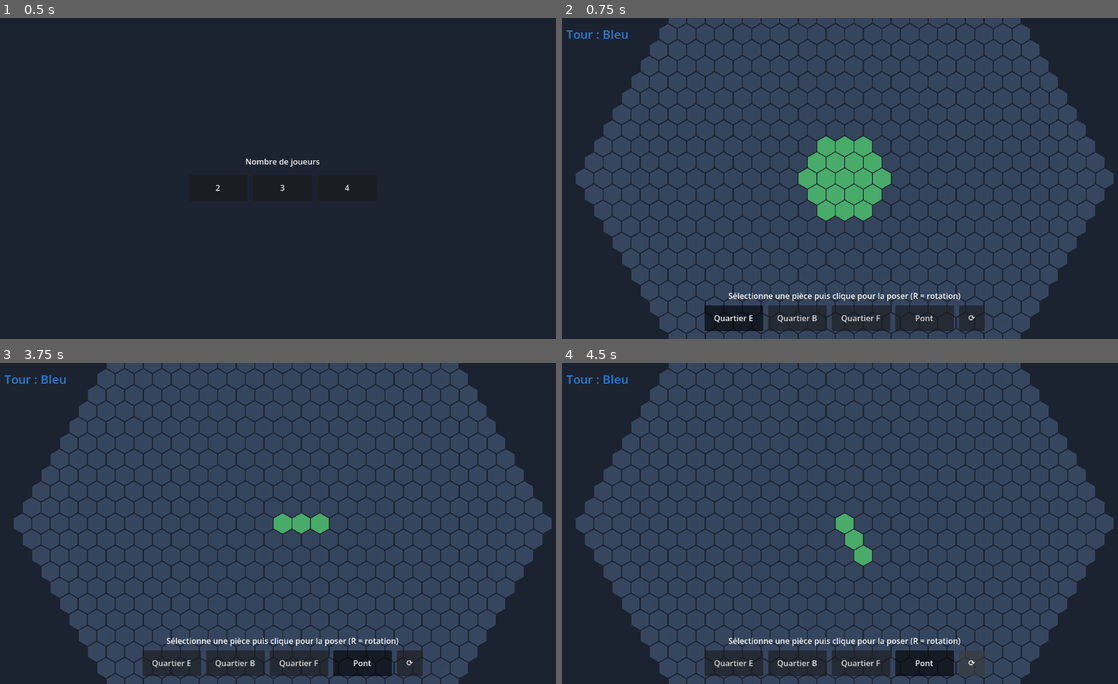
Above: before the commit, frames 1-4 (two rows, left to right).
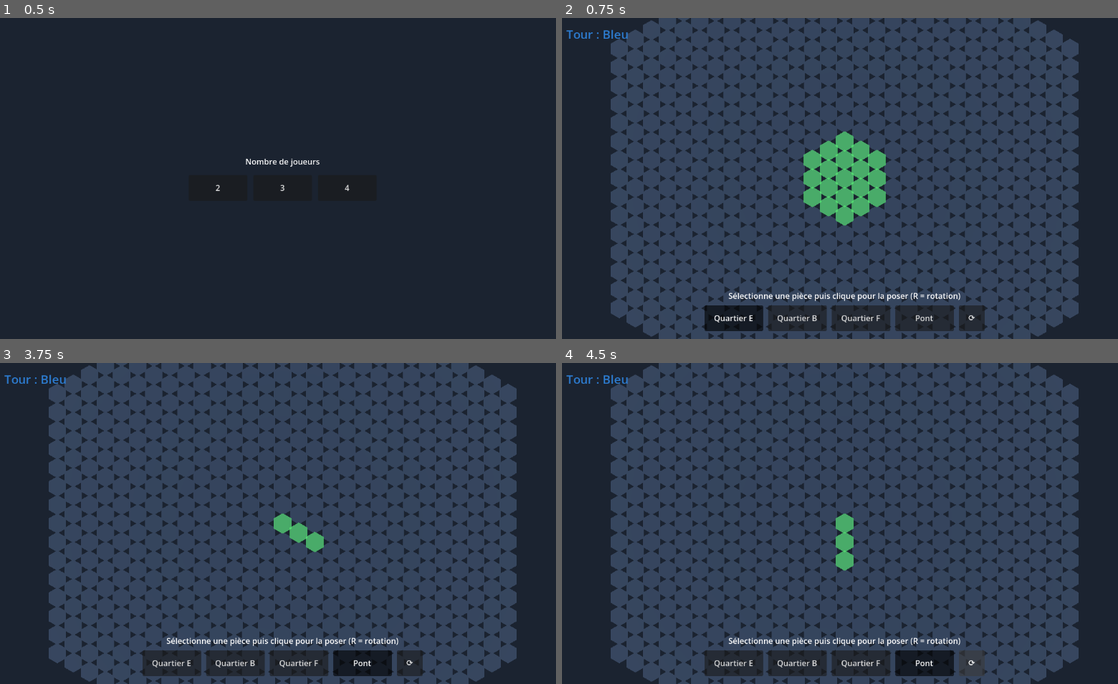
Above: after the commit, the same moments.

Repository: yoann-shopopop/shopopop-express
Game: Godot game, scene res://scenes/main.tscn
Two runs of this game, one before a commit and one after it. Both use one fixed random seed, a clock stepped at 60 frames per second and the inputs below.
Inputs:
- Up to frame 1 (0.5 s): no input
- Up to frame 2 (0.75 s): click "2" at 0.5 s
- Up to frame 3 (3.75 s): click "Quartier E" at 1.25 s; click "Quartier B" at 2 s; click "Quartier F" at 2.75 s; click "Pont" at 3.5 s
- Up to frame 4 (4.5 s): click "⟳" at 4.25 s

Frame 1 is identical in both runs. In frame 2, 23% of the frame differs, in the area x 2-100%, y 0-100%; in frame 3, 23%; in frame 4, 23%.

Commit message:
feat(logic): passe la grille en flat-top et ajoute HexUtils.line
axial_to_world/world_to_axial adoptent la disposition flat-top (arêtes
plates N/S) imposée par les textures ; les voisins, distances, rotations et
centres d'arête restent inchangés (axial). Ajoute line() (ligne de cases),
utile aux patterns de route et au futur A*. Tests mis à jour.

Co-Authored-By: Claude Opus 4.8 <noreply@anthropic.com>

Diff:
--- a/src/logic/hex_utils.gd
+++ b/src/logic/hex_utils.gd
@@ -57,19 +57,34 @@
 	return Vector2i(x, z)
 
 
-## Converts an axial cell to a world position on the XZ plane (y = 0).
-## [param size] is the hexagon circumradius (center to a corner).
+## Converts an axial cell to a world position on the XZ plane (y = 0). FLAT-TOP layout
+## (flat edges north/south), matching the tile artwork. [param size] is the circumradius.
 static func axial_to_world(cell: Vector2i, size: float) -> Vector3:
-	var x := size * (sqrt(3.0) * cell.x + sqrt(3.0) / 2.0 * cell.y)
-	var z := size * (3.0 / 2.0 * cell.y)
+	var x := size * (3.0 / 2.0 * cell.x)
+	var z := size * (sqrt(3.0) / 2.0 * cell.x + sqrt(3.0) * cell.y)
 	return Vector3(x, 0.0, z)
 
 
-## Converts a world position on the XZ plane back to the nearest axial cell.
+## Converts a world position on the XZ plane back to the nearest axial cell (flat-top).
 static func world_to_axial(world: Vector3, size: float) -> Vector2i:
-	var q := (sqrt(3.0) / 3.0 * world.x - 1.0 / 3.0 * world.z) / size
-	var r := (2.0 / 3.0 * world.z) / size
+	var q := (2.0 / 3.0 * world.x) / size
+	var r := (-1.0 / 3.0 * world.x + sqrt(3.0) / 3.0 * world.z) / size
 	return _axial_round(q, r)
+
+
+## The contiguous line of cells from [param a] to [param b] (inclusive), one per step.
+static func line(a: Vector2i, b: Vector2i) -> Array[Vector2i]:
+	var n := distance(a, b)
+	var result: Array[Vector2i] = []
+	if n == 0:
+		result.append(a)
+		return result
+	for i in range(n + 1):
+		var t := float(i) / float(n)
+		var cell := _axial_round(lerpf(a.x, b.x, t), lerpf(a.y, b.y, t))
+		if result.is_empty() or result.back() != cell:
+			result.append(cell)
+	return result
 
 
 ## Rounds fractional axial coordinates to the nearest valid cell (via cube rounding).
--- a/tests/test_hex_utils.gd
+++ b/tests/test_hex_utils.gd
@@ -52,11 +52,28 @@
 	assert_eq(HexUtils.axial_to_world(ORIGIN, 1.0), Vector3.ZERO)
 
 
-func test_horizontal_neighbor_distance_pointy_top() -> void:
-	# Pointy-top: horizontally adjacent hexes are sqrt(3) * size apart.
-	var a := HexUtils.axial_to_world(Vector2i(0, 0), 1.0)
-	var b := HexUtils.axial_to_world(Vector2i(1, 0), 1.0)
-	assert_almost_eq(a.distance_to(b), sqrt(3.0), 0.0001)
+func test_all_neighbors_are_equidistant() -> void:
+	# Every neighbor sits sqrt(3) * size from the center (both orientations).
+	for cell in HexUtils.neighbors(ORIGIN):
+		assert_almost_eq(HexUtils.axial_to_world(cell, 1.0).length(), sqrt(3.0), 0.0001)
+
+
+func test_flat_top_north_neighbor_is_due_north() -> void:
+	# Flat-top: cell (0,-1) is directly north — x ~ 0, z < 0. (Distinguishes from pointy-top.)
+	var north := HexUtils.axial_to_world(Vector2i(0, -1), 1.0)
+	assert_almost_eq(north.x, 0.0, 0.0001)
+	assert_lt(north.z, 0.0)
+
+
+func test_line_links_two_cells_contiguously() -> void:
+	var a := Vector2i(0, 0)
+	var b := Vector2i(3, -1)
+	var path := HexUtils.line(a, b)
+	assert_eq(path.front(), a, "starts at a")
+	assert_eq(path.back(), b, "ends at b")
+	assert_eq(path.size(), HexUtils.distance(a, b) + 1, "one cell per step")
+	for i in range(path.size() - 1):
+		assert_true(HexUtils.are_adjacent(path[i], path[i + 1]), "consecutive cells touch")
 
 
 func test_world_round_trip() -> void:
